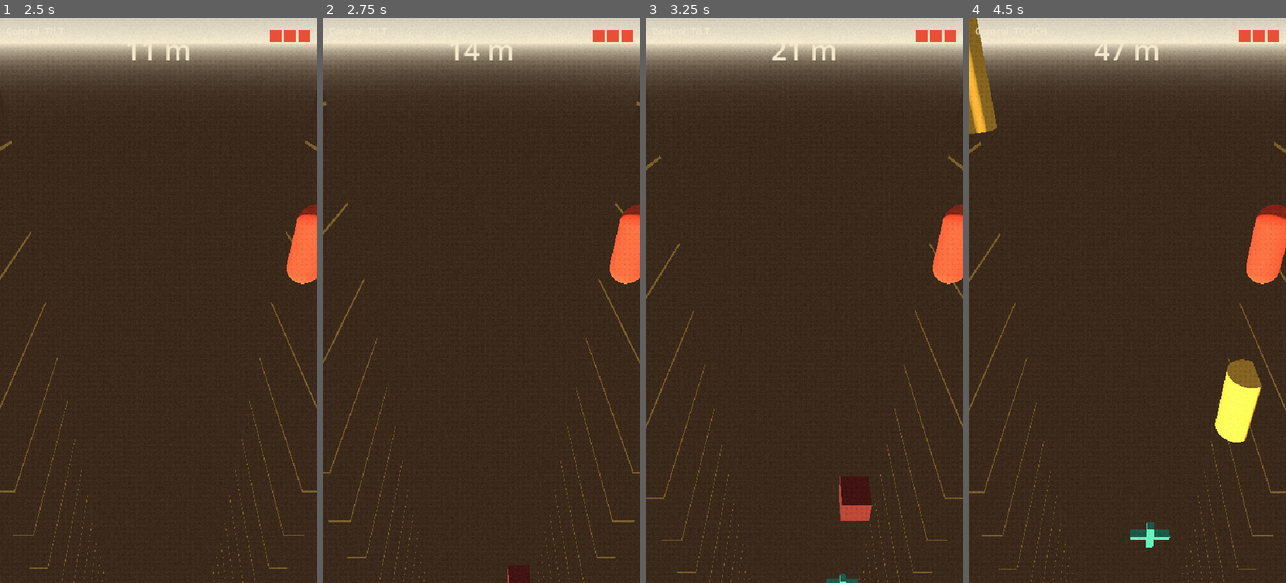
Above: before the commit, frames 1-4 (left to right).
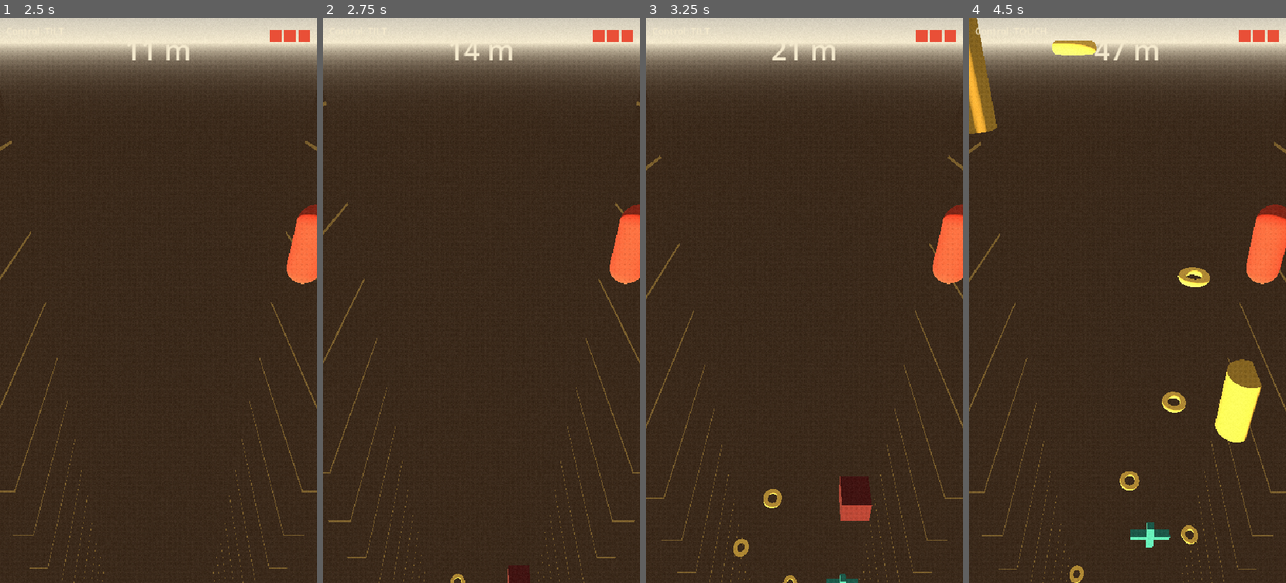
Above: after the commit, the same moments.

Repository: quvntvn/Hyperdive
Game: Godot game, scene res://scenes/game/main_game.tscn
Two runs of this game, one before a commit and one after it. Both use one fixed random seed, a clock stepped at 60 frames per second and the inputs below.
Inputs (mouse positions are in pixels of both pictures, inside the frame that each line leads up to):
- Up to frame 1 (2.5 s): tap Enter at 0.5 s; move the mouse to (228, 272) at 0.52 s; hold D (move_right) 0.53-1.25 s; tap 1 at 0.6 s; click (228, 272) at 0.67 s; drag from (95, 328) to (142, 413) at 1.27 s; move the mouse to (190, 176) at 2.02 s; hold D (move_right) from 2.03 s (still down); tap 3 at 2.1 s
- Up to frame 2 (2.75 s): keep holding D (move_right)
- Up to frame 3 (3.25 s): release D (move_right) at 2.75 s; drag from (788, 413) to (709, 215) at 2.77 s
- Up to frame 4 (4.5 s): move the mouse to (1222, 385) at 3.52 s; hold A (move_left) 3.53-4.25 s; tap 2 at 3.6 s; drag from (1032, 215) to (1079, 159) at 4.27 s

Frame 1 is identical in both runs. In frame 2, less than 0.1% of the frame differs, in the area x 40-45%, y 98-100%; in frame 3, 0.3%; in frame 4, 1.1%, in the area x 26-76%, y 4-100%.

Commit message:
feat(spawner): CoinSpawner procedural intervalle 3.6m

Diff:
--- a/hyperdive/scenes/game/main_game.tscn
+++ b/hyperdive/scenes/game/main_game.tscn
@@ -11,6 +11,8 @@
 [ext_resource type="PackedScene" path="res://scenes/ui/game_hud.tscn" id="GameHUDScene"]
 [ext_resource type="PackedScene" path="res://scenes/effects/post_process.tscn" id="PostProcessScene"]
 [ext_resource type="PackedScene" path="res://scenes/gameplay/corridor_walls.tscn" id="CorridorWallsScene"]
+[ext_resource type="Script" path="res://scripts/gameplay/coin_spawner.gd" id="CoinSpawnerScript"]
+[ext_resource type="PackedScene" path="res://scenes/collectibles/coin.tscn" id="CoinScene"]
 
 [sub_resource type="ProceduralSkyMaterial" id="ProceduralSkyMaterial_1"]
 sky_top_color = Color(0.122, 0.188, 0.369, 1)
@@ -45,6 +47,11 @@
 [node name="CorridorWalls" parent="." instance=ExtResource("CorridorWallsScene")]
 target_path = NodePath("../Player")
 
+[node name="CoinSpawner" type="Node3D" parent="."]
+script = ExtResource("CoinSpawnerScript")
+player_path = NodePath("../Player")
+coin_scene = ExtResource("CoinScene")
+
 [node name="Camera3D" type="Camera3D" parent="."]
 transform = Transform3D(1, 0, 0, 0, 0.8192, 0.5736, 0, -0.5736, 0.8192, 0, 5, 6)
 script = ExtResource("FollowCameraScript")
--- /dev/null
+++ b/hyperdive/scripts/gameplay/coin_spawner.gd
@@ -0,0 +1,40 @@
+extends Node3D
+class_name CoinSpawner
+
+@export var player: Node3D
+@export var player_path: NodePath
+@export var coin_scene: PackedScene
+
+const SPAWN_INTERVAL_Y: float = 3.6
+const SPAWN_AHEAD: float = 30.0
+const CORRIDOR_HALF_WIDTH: float = 2.5
+const DESPAWN_BEHIND: float = 15.0
+
+var _next_spawn_y: float = -SPAWN_AHEAD
+
+func _ready() -> void:
+	if player == null and not player_path.is_empty():
+		player = get_node_or_null(player_path)
+	_next_spawn_y = (player.global_position.y if player != null else 0.0) - SPAWN_AHEAD
+	if coin_scene == null:
+		push_warning("CoinSpawner: coin_scene is not assigned")
+
+func _process(_delta: float) -> void:
+	if player == null or coin_scene == null:
+		return
+	var player_y: float = player.global_position.y
+	while player_y - SPAWN_AHEAD < _next_spawn_y:
+		_spawn_at(_next_spawn_y)
+		_next_spawn_y -= SPAWN_INTERVAL_Y
+	for coin in get_tree().get_nodes_in_group("coins"):
+		if coin.global_position.y > player_y + DESPAWN_BEHIND:
+			coin.queue_free()
+
+func _spawn_at(y: float) -> void:
+	var coin: Node3D = coin_scene.instantiate()
+	get_parent().add_child(coin)
+	coin.global_position = Vector3(
+		randf_range(-CORRIDOR_HALF_WIDTH, CORRIDOR_HALF_WIDTH),
+		y,
+		0.0
+	)
Not shown: 1 places in hyperdive/scenes/game/main_game.tscn that only renumber resources
